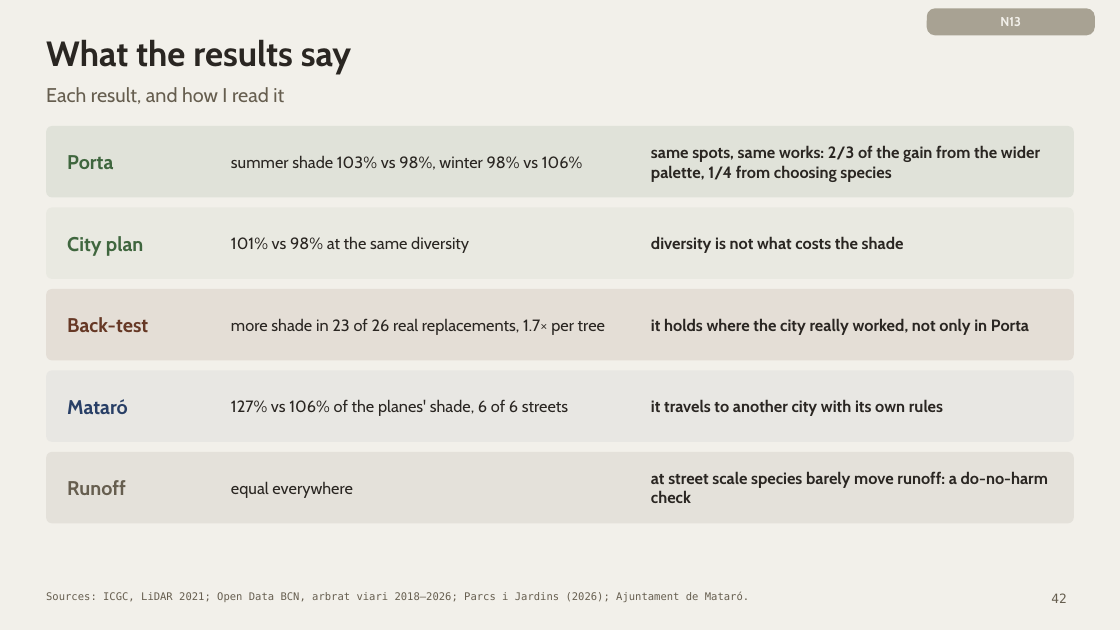
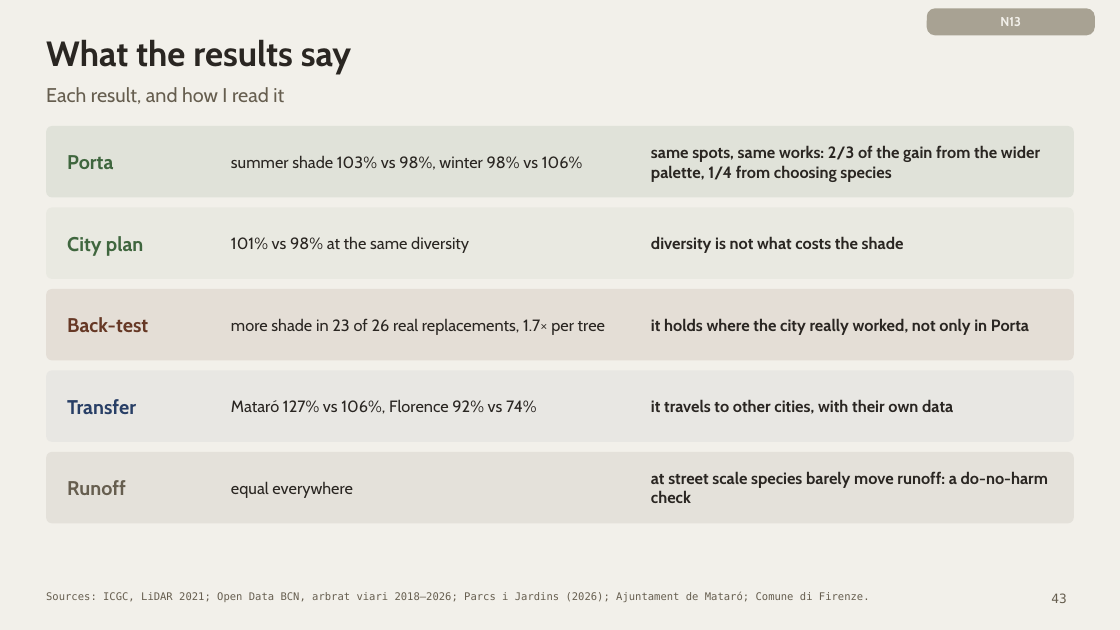
Before and after one commit to giofox96/shade-and-sponge, a slide deck: slide 43 of slides/final/shade_and_sponge_final_new.pptx (slide 42 before the commit). Drawn at 1120x630 pixels with LibreOffice and Linux fonts; fonts in the diff are those of the drawing. Boxes give left, top, right and bottom in pixels: in the first picture for what was removed or moved away, otherwise in the second. Text is boxed around its words. In the diff, an @@ line names an element or a change of style, - is before the commit and + after.

```diff
--- a/slides/final/shade_and_sponge_final_new.pptx
+++ b/slides/final/shade_and_sponge_final_new.pptx
@@ text at box(67, 399, 136, 414): text changed @@
-Mataró
+Transfer
@@ text at box(231, 399, 537, 414): text changed @@
-127% vs 106% of the planes' shade, 6 of 6 streets
+Mataró 127% vs 106%, Florence 92% vs 74%
@@ text at box(651, 399, 953, 414): text changed @@
-it travels to another city with its own rules
+it travels to other cities, with their own data
@@ text at box(46, 591, 870, 602): text changed @@
-Sources: ICGC, LiDAR 2021; Open Data BCN, arbrat viari 2018–2026; Parcs i Jardins (2026); Ajuntament de Mataró.
+Sources: ICGC, LiDAR 2021; Open Data BCN, arbrat viari 2018–2026; Parcs i Jardins (2026); Ajuntament de Mataró; Comune di Firenze.
@@ page number at box(1051, 593, 1066, 603): text changed @@
-42
+43
```
Also in this commit, not shown: 2 other slides changed, 1 slide added, 1 other file.
